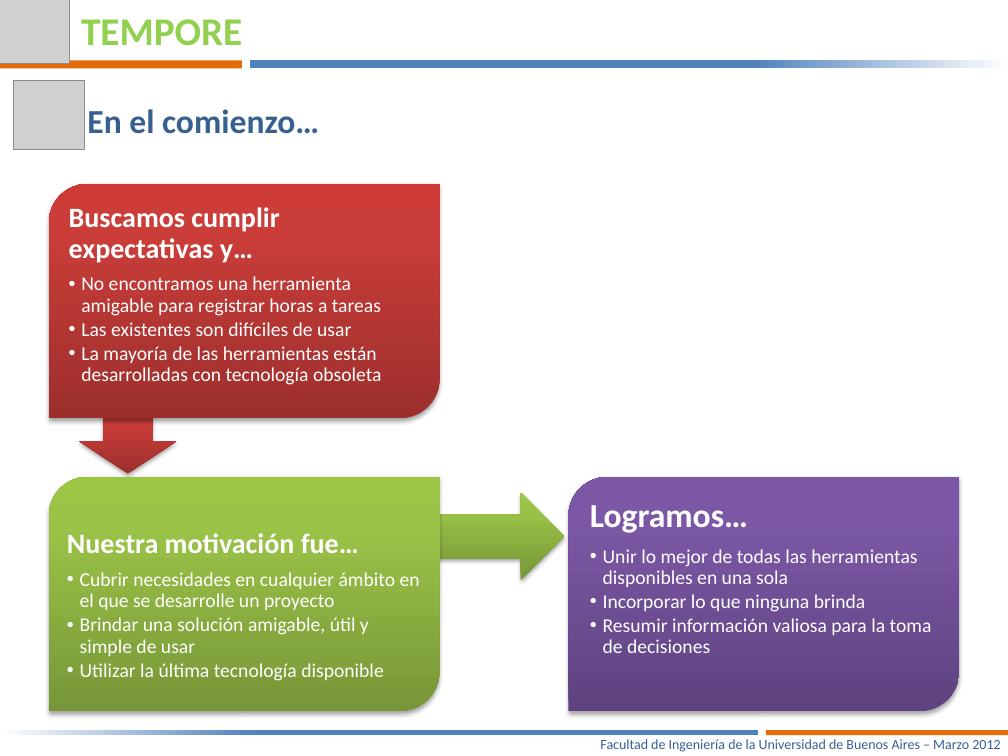
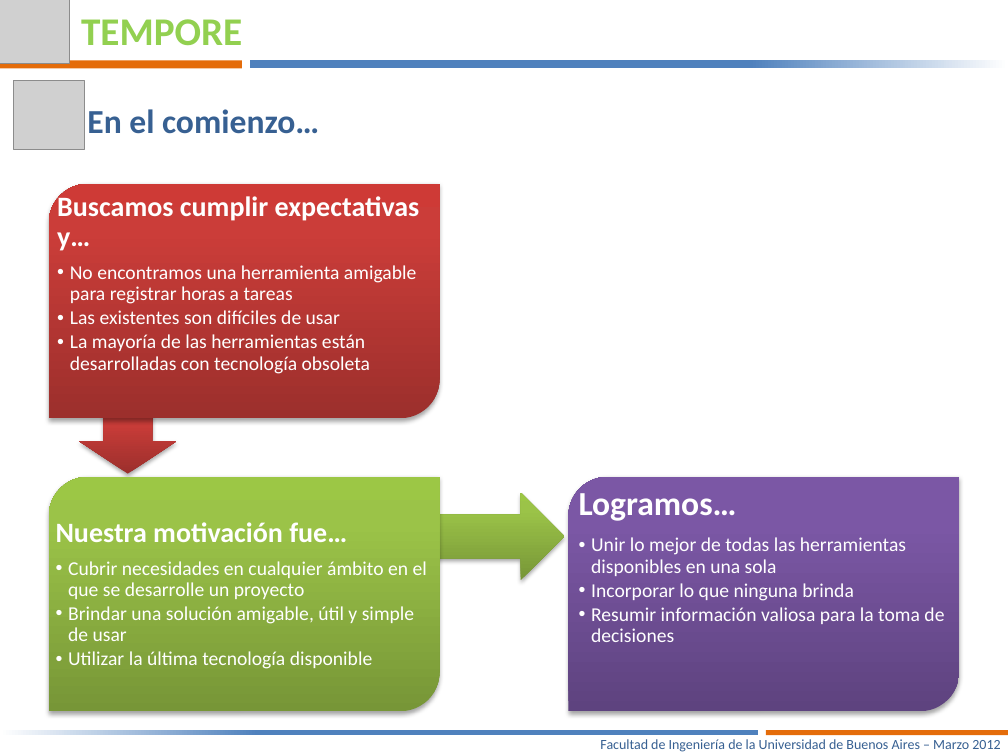
Before and after one commit to joshishimla99/tempore, a slide deck: slide 15 of docs/Presentacion Final/Tempore – Manejá tus tiempos-V6.pptx. Drawn at 1008x756 pixels with LibreOffice and Linux fonts; fonts in the diff are those of the drawing; grey boxes stand for pictures. Boxes give left, top, right and bottom in pixels: in the first picture for what was removed or moved away, otherwise in the second. Text is boxed around its words. In the diff, an @@ line names an element or a change of style, - is before the commit and + after.

```diff
--- a/docs/Presentacion Final/Tempore – Manejá tus tiempos-V6.pptx
+++ b/docs/Presentacion Final/Tempore – Manejá tus tiempos-V6.pptx
@@ text "Buscamos cumplir expectativas y…" rewrapped from box(69, 207, 381, 385) to box(57, 193, 420, 374) @@
@@ text "Nuestra motivación fue…" rewrapped from box(67, 533, 420, 681) to box(56, 522, 427, 669) @@
@@ text "Logramos…" rewrapped from box(590, 505, 932, 653) to box(579, 493, 944, 642) @@
```
Also in this commit, not shown: 4 other slides changed.
